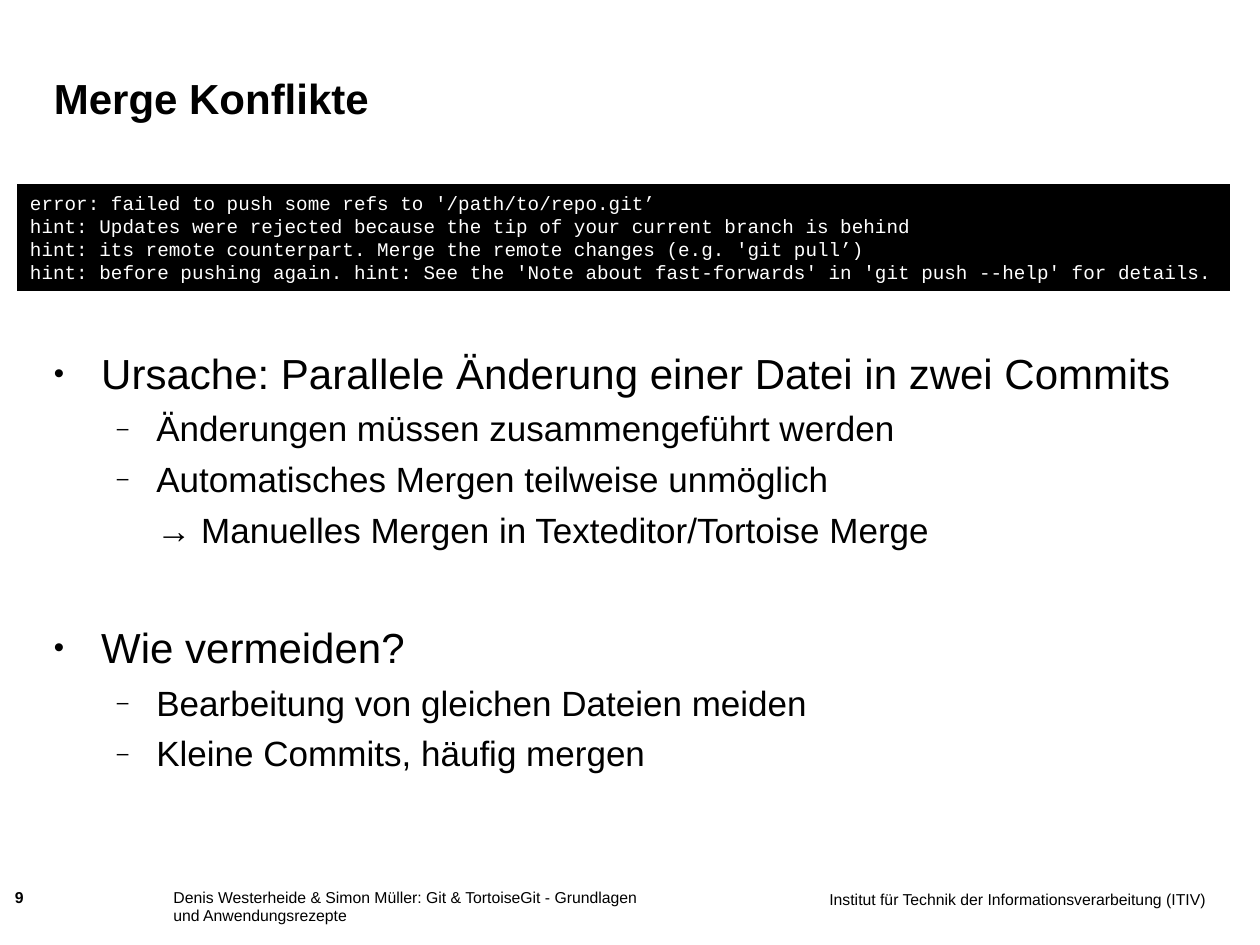
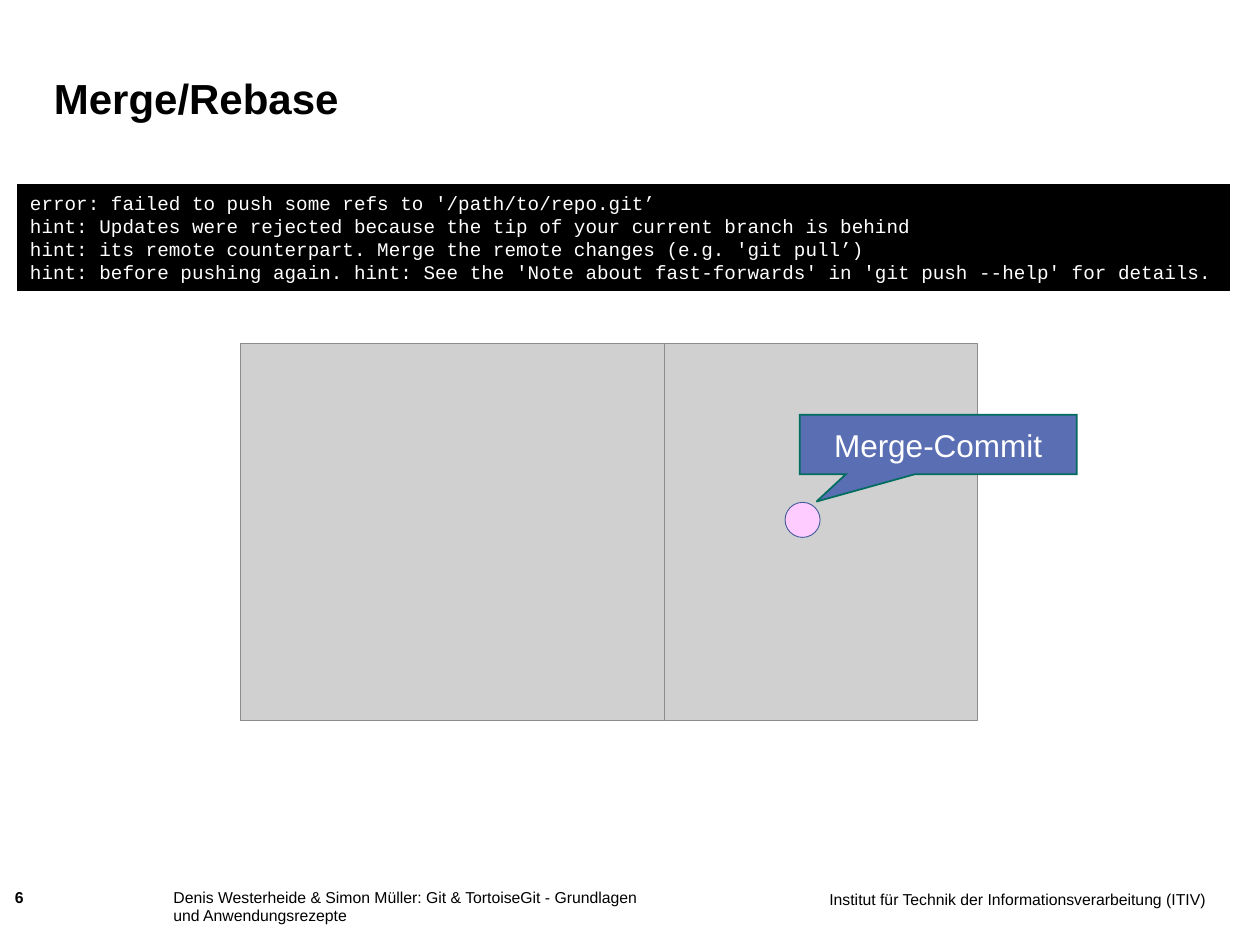
Before and after one commit to muellesi/PSE_2018, a slide deck: slide 6 of Präsentation/Simon/Praesentationsfolien_Simon.ppt (slide 9 before the commit). Drawn at 1260x945 pixels with LibreOffice and Linux fonts; fonts in the diff are those of the drawing; grey boxes stand for pictures; background and template pictures are left out. Boxes give left, top, right and bottom in pixels: in the first picture for what was removed or moved away, otherwise in the second. Text is boxed around its words. In the diff, an @@ line names an element or a change of style, - is before the commit and + after.

Commit message:
Done

```diff
--- a/Präsentation/Simon/Praesentationsfolien_Simon.ppt
+++ b/Präsentation/Simon/Praesentationsfolien_Simon.ppt
@@ title at <box>54,83,339,123</box>: text changed @@
-Merge Konflikte
+Merge/Rebase
@@ text removed at <box>101,356,1170,773</box> @@
-• Ursache: Parallele Änderung einer Datei in zwei Commits
-  – Änderungen müssen zusammengeführt werden
-  – Automatisches Mergen teilweise unmöglich
-  → Manuelles Mergen in Texteditor/Tortoise Merge
-• Wie vermeiden?
-  – Bearbeitung von gleichen Dateien meiden
-  – Kleine Commits, häufig mergen
@@ picture added at <box>241,344,712,721</box> @@
@@ picture added at <box>664,344,976,721</box> @@
@@ speech box added at <box>800,415,1077,474</box>, fill #5A6EB4, outline #006D5E 0.99 pt, 18 pt, text #FFFFFF @@
+Merge-Commit
@@ ellipse added at <box>785,503,820,538</box>, fill #FFCCFF, outline #3F5A9A 0.51 pt @@
```
Also in this commit, not shown: 1 other slide changed, 1 slide added.
